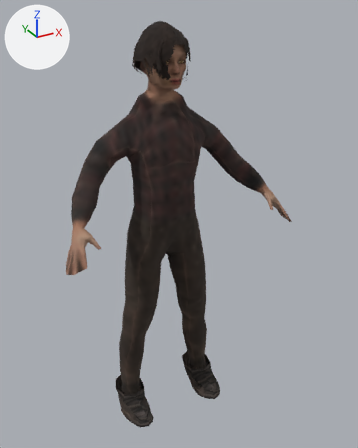
Two versions of the glTF model examples/character-generator/res/models/characters/shopper.glb, one commit apart.
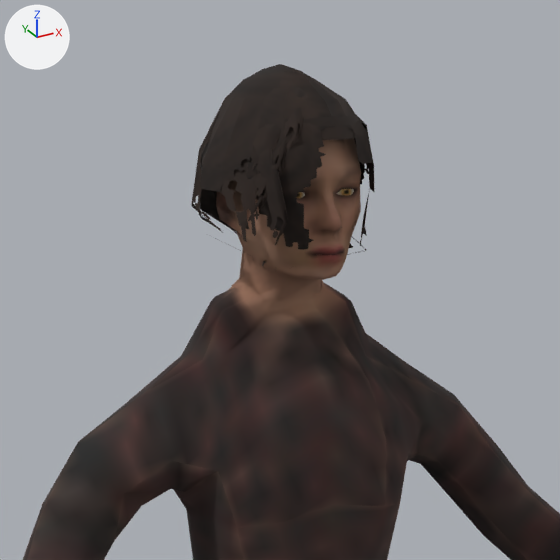
There are two pictures of each version: one whole from a camera (50 mm lens) standing at (-0.859, -1.608, 1.735) and looking at (0.042, 0.028, 0.917), one close up on the part from 20% to 70% of the width and 0% to 40% of the height. Lighting does not change. The marker at upper left points along +X, +Y and +Z. The last two pictures show the newer version. Vertices at exactly the same position are counted once.
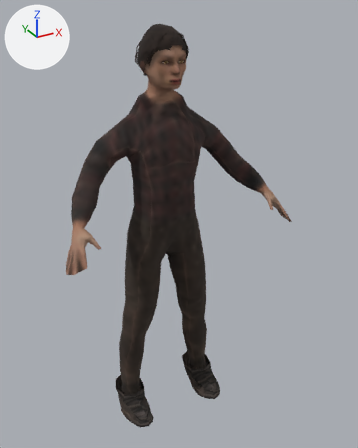
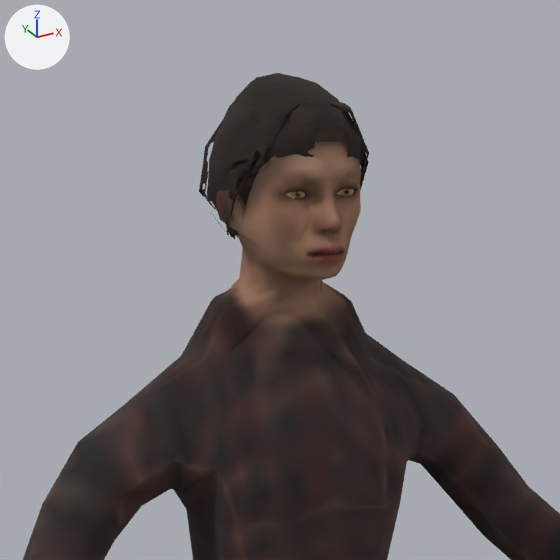
Location of each change, [x1, y1, x2, y2] in pixels of the close-ups (560 x 560 px; the box of a moved part takes in the faces that stretch with it):
'Mesh', reshaped
    before: [23, 64, 560, 560]
    after: [23, 73, 560, 560]
part 1 of me_mesh_0, moved or reshaped
    before: [191, 109, 223, 233]
    after: [199, 121, 222, 211]
part 2 of me_mesh_0, rebuilt (7% narrower, 17% shorter)
    before: [241, 141, 286, 242]
    after: [219, 151, 261, 235]
part 3 of me_mesh_0, moved or reshaped
    before: [198, 64, 375, 270]
    after: [207, 73, 369, 239]

Edits to the bpy script that builds the scene:
```text
Change me_mesh_0:
    used by ob_mesh; location = (0.0, 0.0, 0.0)
    remove me_mesh_0.from_pydata(...)  # 1379 vertices, 2431 faces; spans x -0.49..0.49, y -0.19..0.22, z 0.0..1.69
    add me_mesh_0.from_pydata(...)  # 1526 vertices, 2734 faces; spans x -0.49..0.49, y -0.19..0.21, z 0.0..1.68
    me_mesh_0 part 1: the loose piece of 16 vertices spanning x -0.11..-0.05, y 0.01..0.13, z 1.48..1.65 is multiplied about its middle by the matrix ((0.639, -0.216, 0.167), (0.252, 0.63, -0.151), (-0.104, 0.2, 0.657)), then moved by (0.02, 0.04, 0.0)
    me_mesh_0 part 2: the loose piece of 16 vertices spanning x -0.1..-0.04, y -0.04..0.05, z 1.46..1.63 is rebuilt with 16 vertices and now spans x -0.09..-0.05, y 0.01..0.07, z 1.47..1.63
    me_mesh_0 part 3: 101 vertices moved from x -0.09..0.09, y -0.05..0.22, z 1.47..1.69 to x -0.08..0.09, y -0.03..0.2, z 1.49..1.68; 242 vertices removed from x -0.1..0.09, y -0.06..0.22, z 1.47..1.68; 353 vertices added at x -0.08..0.09, y -0.03..0.19, z 1.47..1.67
    other edits to the shape of me_mesh_0 do not show in these pictures
```
